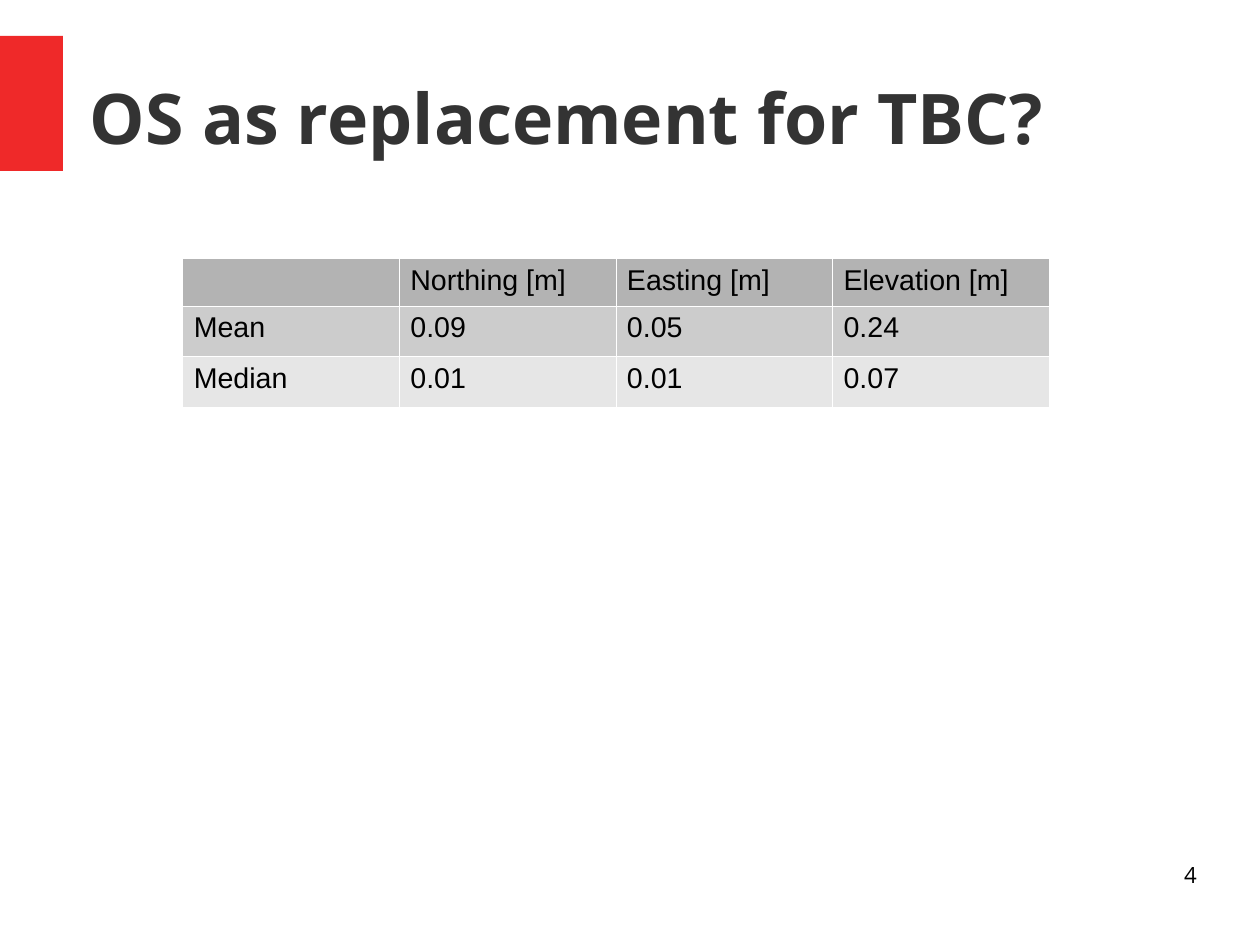
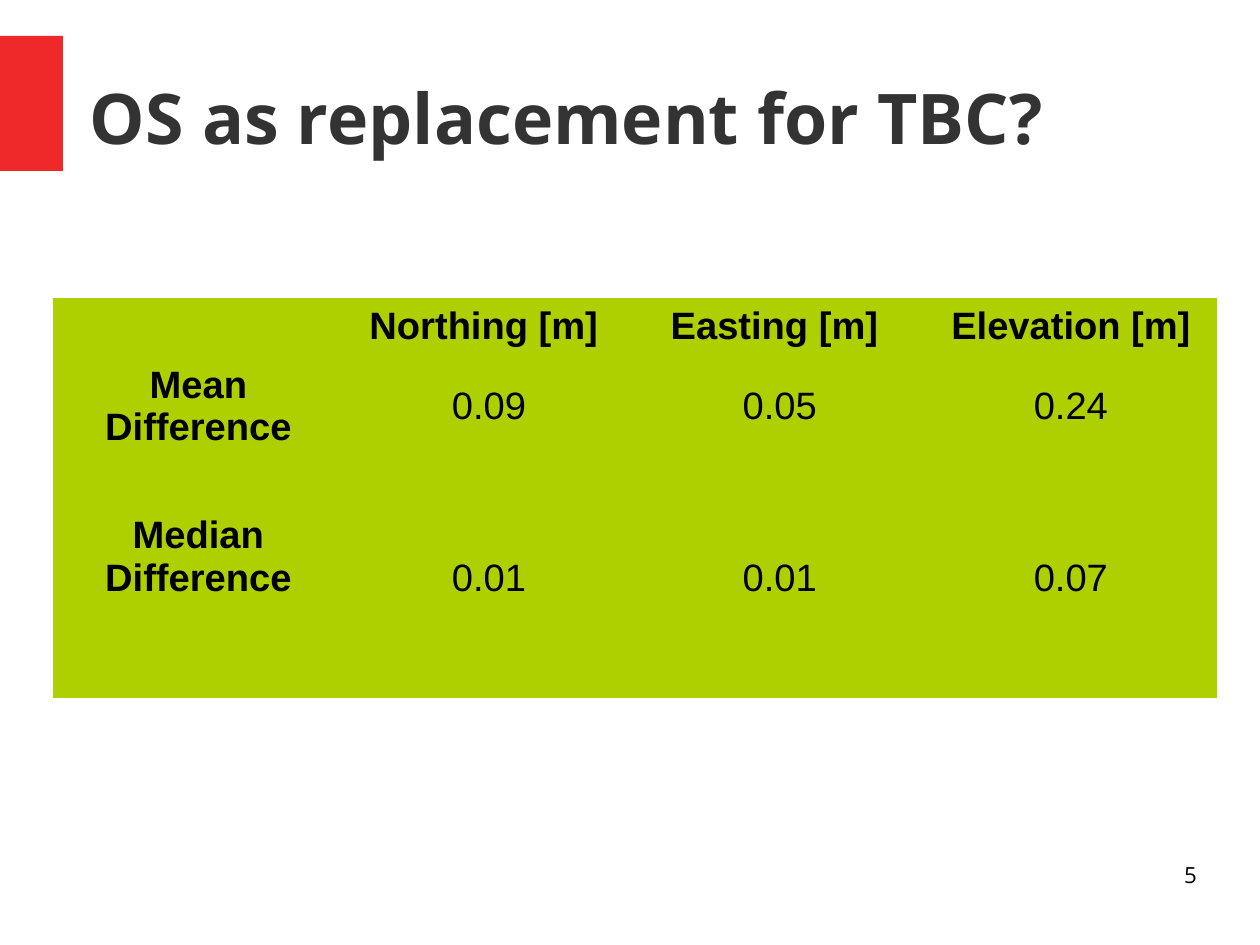
Before and after one commit to Standard24/SnowAirIceSea, a slide deck: slide 5 of presentation/Presentation_Processing.odp (slide 4 before the commit). Drawn at 1260x945 pixels with LibreOffice and Linux fonts; fonts in the diff are those of the drawing. Boxes give left, top, right and bottom in pixels: in the first picture for what was removed or moved away, otherwise in the second. Text is boxed around its words. In the diff, an @@ line names an element or a change of style, - is before the commit and + after.

```diff
--- a/presentation/Presentation_Processing.odp
+++ b/presentation/Presentation_Processing.odp
@@ table at box(53, 297, 1215, 672) @@
-row 2, column 1: Mean
+row 2, column 1: Mean / Difference
-row 3, column 1: Median
+row 3, column 1: Median / Difference
@@ fill #B3B3B3 to #AECF00 in row 1 @@
@@ fill #CCCCCC to #AECF00 in row 2 @@
@@ fill #E6E6E6 to #AECF00 in row 3 @@
@@ size 18 to 24 pt in "Northing [m]", "Easting [m]", "Elevation [m]", "0.09" and 5 more places @@
@@ bold on in "Northing [m]", "Easting [m]", "Elevation [m]" @@
@@ alignment left to centre @@
@@ borders changed @@
@@ table: place and size @@
-table at box(183, 258, 1052, 407)
+table at box(53, 297, 1215, 672)
@@ page number at box(1184, 867, 1197, 884): text changed @@
-4
+5
```
Also in this commit, not shown: 3 other slides changed, 2 slides added, 5 other files.
